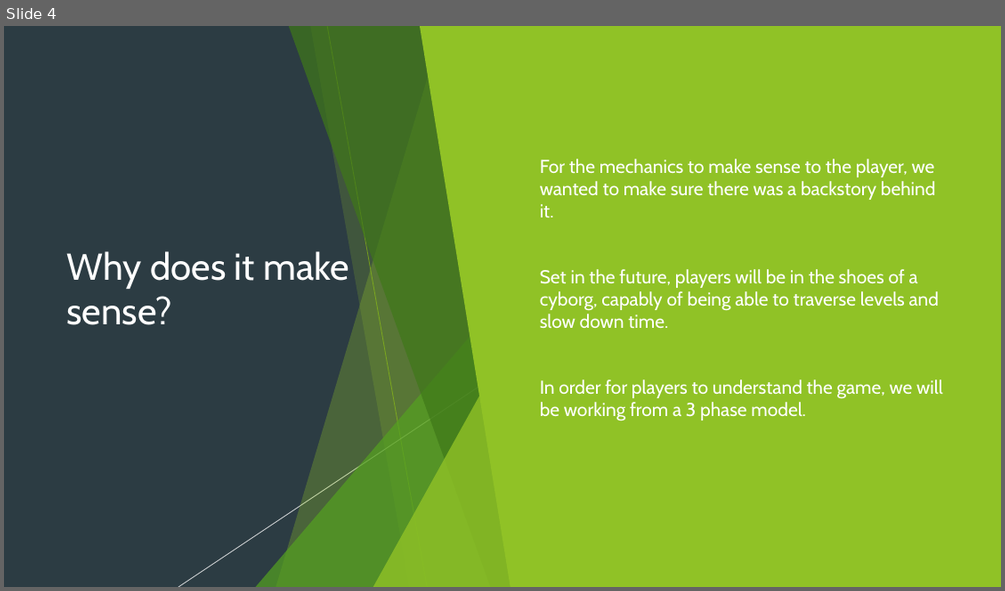
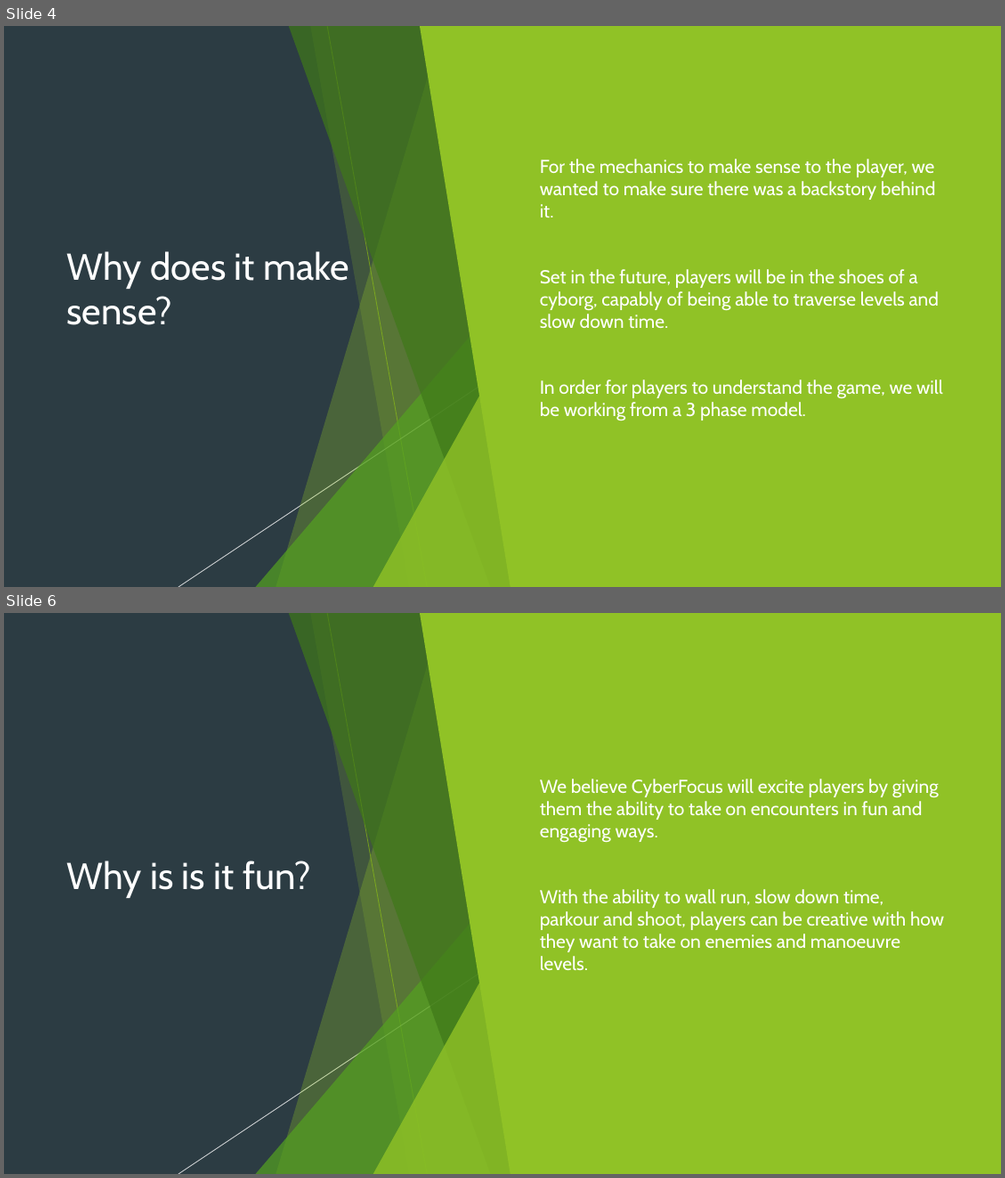
Before and after one commit to Pilokio/Tranzfuser, a slide deck: Virtual Pitch Presentation/Pitch.pptx. Shown one above the other, each under a label of ours: slide 4 before the commit, slides 4 and 6 after it; the slides between them are not shown. The pictures are 1005x591 and 1005x1178 pixels, drawn with LibreOffice and Linux fonts; fonts in the diff are those of the drawing. Boxes give left, top, right and bottom in pixels: in the first picture for what was removed or moved away, otherwise in the second. Text is boxed around its words. In the diff, an @@ line names an element or a change of style, - is before the commit and + after.

```diff
--- a/Virtual Pitch Presentation/Pitch.pptx
+++ b/Virtual Pitch Presentation/Pitch.pptx
@@ slide 6 added at box(4, 613, 1001, 1174), background #2C3C43; not listed: 10 template elements that a slide beside it also shows @@
@@ rectangle added at box(4, 613, 1001, 1174), fill #2C3C43 @@
@@ freeform shape added at box(276, 613, 522, 1174), fill #90C226 at 30% opacity @@
@@ freeform shape added at box(288, 613, 521, 1174), fill #3F7819 at 70% opacity @@
@@ freeform shape added at box(310, 613, 522, 1174), fill #90C226 at 20% opacity @@
@@ line added from (327, 613) to (428, 1174), #6C921D 0.75 pt @@
@@ freeform shape added at box(420, 613, 1001, 1174), fill #90C226 @@
@@ text added at box(540, 779, 944, 970), 18 pt, text #FFFFFF @@
+▶ We believe CyberFocus will excite players by giving them the ability to take on encounters in fun and engaging ways.
+▶ With the ability to wall run, slow down time, parkour and shoot, players can be creative with how they want to take on enemies and manoeuvre levels.
@@ title added at box(67, 860, 311, 898), 36 pt, text #FFFFFF @@
+Why is is it fun?
@@ triangle added at box(255, 862, 521, 1174), fill #54A021 at 72% opacity @@
@@ line added from (568, 915) to (178, 1174), #FFFFFF 0.75 pt @@
@@ triangle added at box(373, 907, 522, 1174), fill #90C226 at 80% opacity @@
```
Also in this commit, not shown: 1 slide changed, 1 other slide added.
